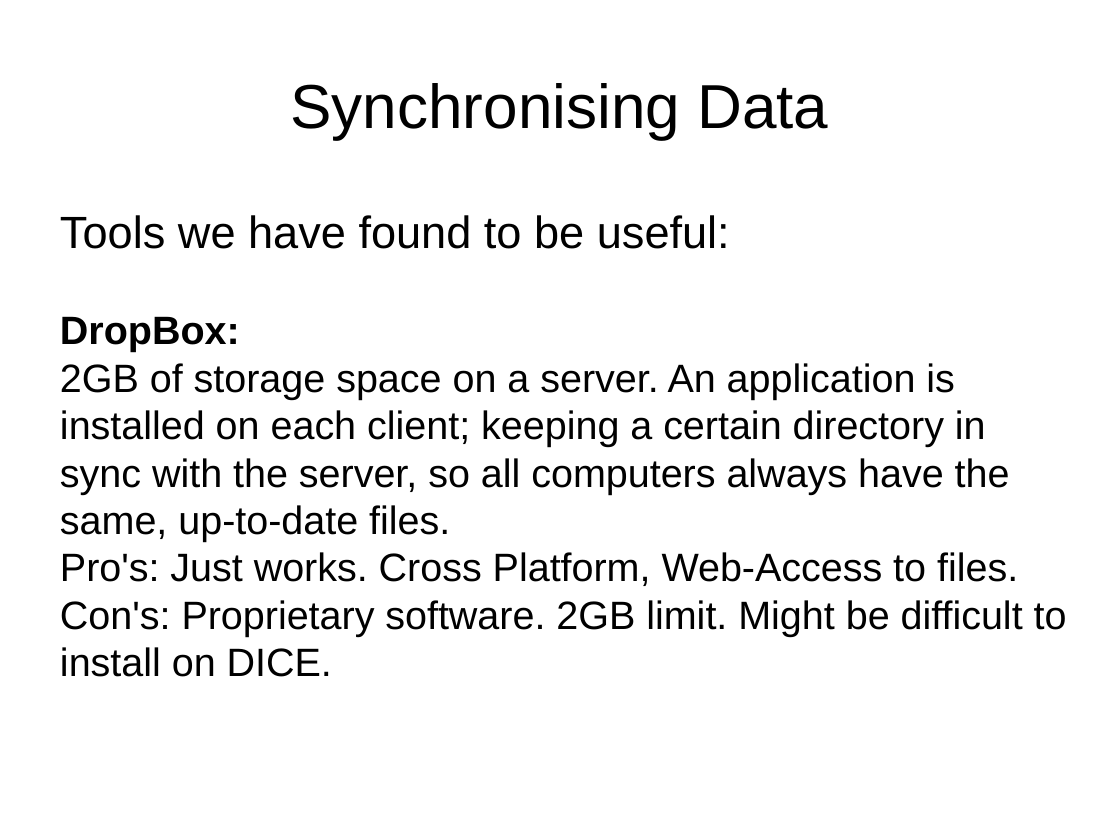
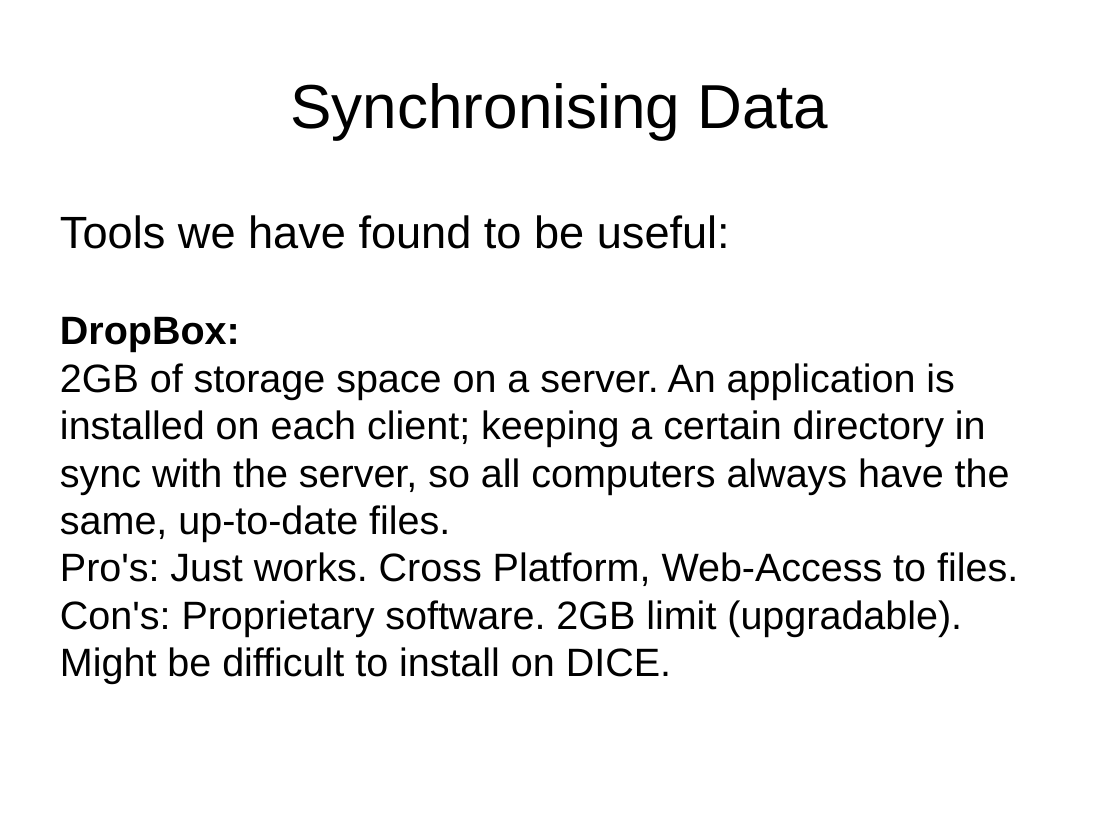
Before and after one commit to mikehulluk/IntroductionToResearchComputing, a slide deck: slide 16 of Wk2/WorkingRemotelyAndSynchronously.odp. Drawn at 1120x840 pixels with LibreOffice and Linux fonts; fonts in the diff are those of the drawing. Boxes give left, top, right and bottom in pixels: in the first picture for what was removed or moved away, otherwise in the second. Text is boxed around its words. In the diff, an @@ line names an element or a change of style, - is before the commit and + after.

```diff
--- a/Wk2/WorkingRemotelyAndSynchronously.odp
+++ b/Wk2/WorkingRemotelyAndSynchronously.odp
@@ subtitle at (60, 552, 1018, 684): text changed @@
-Pro's: Just works. Cross Platform, Web-Access to files. Con's: Proprietary software. 2GB limit. Might be difficult to install on DICE.
+Pro's: Just works. Cross Platform, Web-Access to files. Con's: Proprietary software. 2GB limit (upgradable). Might be difficult to install on DICE.
```
Also in this commit, not shown: 2 other slides changed, 1 other file.
